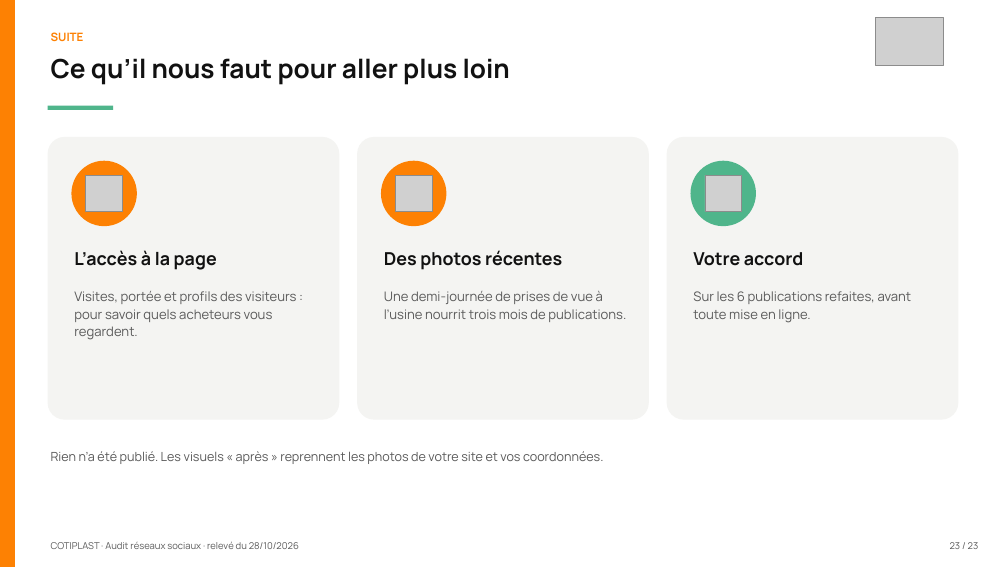
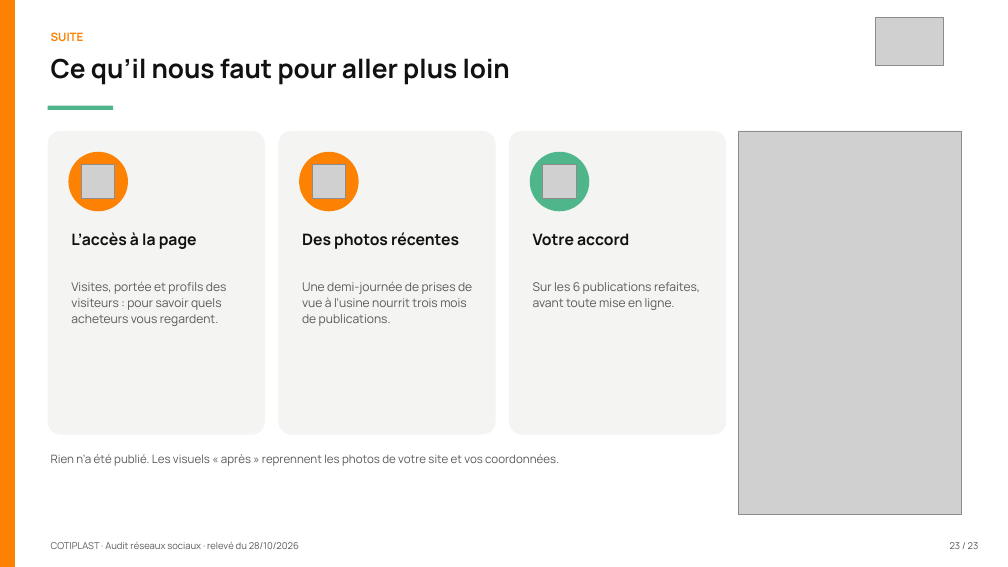
Before and after one commit to leslita06/fatima-unifood-fictif, a slide deck: slide 23 of tmp-tj/261028_cotiplast_audit-reseaux-sociaux_v1.pptx. Drawn at 1008x567 pixels with LibreOffice and Linux fonts; fonts in the diff are those of the drawing; grey boxes stand for pictures. Boxes give left, top, right and bottom in pixels: in the first picture for what was removed or moved away, otherwise in the second. Text is boxed around its words. In the diff, an @@ line names an element or a change of style, - is before the commit and + after.

```diff
--- a/tmp-tj/261028_cotiplast_audit-reseaux-sociaux_v1.pptx
+++ b/tmp-tj/261028_cotiplast_audit-reseaux-sociaux_v1.pptx
@@ rounded rectangle: place and size @@
-rounded rectangle at bbox=[48, 137, 340, 420]
+rounded rectangle at bbox=[48, 131, 265, 435]
@@ rounded rectangle: place and size @@
-rounded rectangle at bbox=[667, 137, 959, 420]
+rounded rectangle at bbox=[278, 131, 495, 435]
@@ rounded rectangle: place and size @@
-rounded rectangle at bbox=[357, 137, 649, 420]
+rounded rectangle at bbox=[509, 131, 726, 435]
@@ picture added at bbox=[738, 131, 961, 515] @@
@@ ellipse: place and size @@
-ellipse at bbox=[71, 161, 137, 227]
+ellipse at bbox=[69, 152, 129, 212]
@@ picture: place and size @@
-picture at bbox=[86, 175, 123, 212]
+picture at bbox=[82, 165, 115, 198]
@@ ellipse: place and size @@
-ellipse at bbox=[381, 161, 447, 227]
+ellipse at bbox=[299, 152, 359, 212]
@@ picture: place and size @@
-picture at bbox=[395, 175, 433, 212]
+picture at bbox=[312, 165, 346, 198]
@@ ellipse: place and size @@
-ellipse at bbox=[690, 161, 756, 227]
+ellipse at bbox=[530, 152, 590, 212]
@@ picture: place and size @@
-picture at bbox=[705, 175, 742, 212]
+picture at bbox=[543, 165, 576, 198]
@@ text "L’accès à la page": place and size @@
-text "L’accès à la page" at bbox=[74, 250, 217, 270]
+text "L’accès à la page" at bbox=[71, 232, 197, 249]
@@ text "Des photos récentes": place and size @@
-text "Des photos récentes" at bbox=[384, 250, 562, 270]
+text "Des photos récentes" at bbox=[302, 232, 459, 249]
@@ size 17 to 15 pt in 3 elements at bbox=[71, 232, 197, 249], bbox=[302, 232, 459, 249], bbox=[533, 233, 629, 246] @@
@@ text "Votre accord": place and size @@
-text "Votre accord" at bbox=[693, 252, 803, 266]
+text "Votre accord" at bbox=[533, 233, 629, 246]
@@ text "Visites, portée et profils des ...": place and size @@
-text "Visites, portée et profils des ..." at bbox=[74, 291, 296, 340]
+text "Visites, portée et profils des ..." at bbox=[71, 282, 227, 326]
@@ text "Une demi-journée de prises de ...": place and size @@
-text "Une demi-journée de prises de ..." at bbox=[384, 291, 626, 322]
+text "Une demi-journée de prises de ..." at bbox=[302, 281, 472, 326]
@@ size 12.5 to 11.5 pt in 3 elements at bbox=[71, 282, 227, 326], bbox=[302, 281, 472, 326], bbox=[533, 282, 700, 310] @@
@@ text "Sur les 6 publications refaites, ...": place and size @@
-text "Sur les 6 publications refaites, ..." at bbox=[693, 291, 912, 323]
+text "Sur les 6 publications refaites, ..." at bbox=[533, 282, 700, 310]
@@ text "Rien n’a été publié. Les ..." at bbox=[51, 454, 559, 466]: size 12 to 11 pt @@
```
Also in this commit, not shown: 13 other slides changed.
